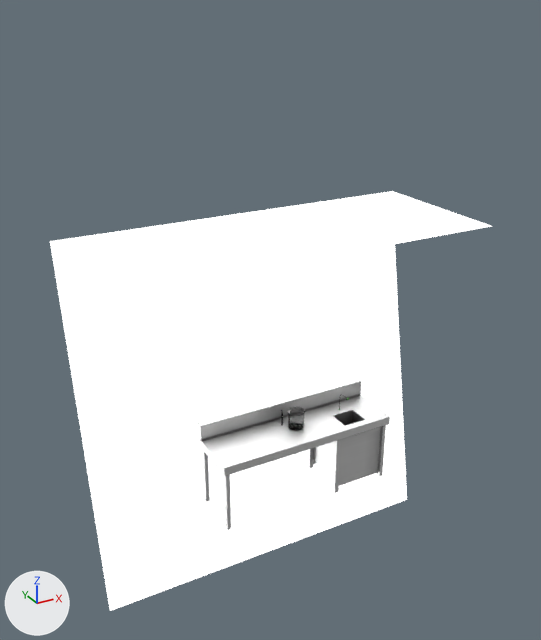
Two versions of the Blender file base.blend, one commit apart.
Rendered twice from a 50 mm lens placed at (-106.0, -175.0, 127.0), pointed at (-1.0, 15.0, 32.0). Lighting does not change. The marker at lower left points along +X, +Y and +Z.

In view in the first picture: 'Lamp', 'paillasse'.
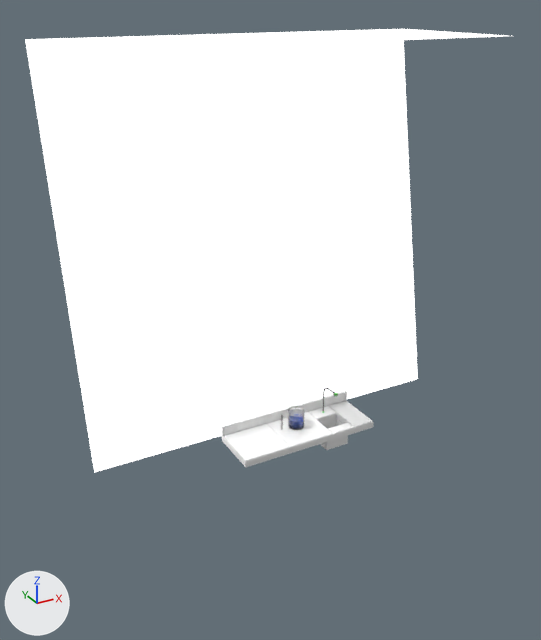
What the commit changed:
me_plane_003 is used by ob_paillasse; location (0.0, 0.0, 0.0); scale (29.8, -9.37, 29.8).
me_plane_003 had 139 vertices, 85 faces and spanned x -1.0..1.0, y -1.0..1.0, z -0.79..0.18.
me_plane_003 no longer uses material mat_material.
me_plane_003 now has 90 vertices, 82 faces and spans x -2.01..3.98, y -1.01..1.12, z -1.04..0.44.
me_plane_003 part 1: 139 vertices removed from x -1.0..1.0, y -1.0..1.0, z -0.79..0.18; 90 vertices added at x -2.01..3.98, y -1.01..1.12, z -1.04..0.44.
Object 'Lamp' (ob_lamp) moves from (0.0, 26.1, 0.0) to (0.0, 26.1, 54.7).
Object 'paillasse' (ob_paillasse) moves from (0.0, 0.0, 0.0) to (-7.3, -1.6, 0.0).
Object 'paillasse' (ob_paillasse) is rescaled from (29.8, -9.37, 29.8) to (7.7, 7.7, 7.7).

Changed parts and their boxes [x1, y1, x2, y2] in the pictures (541 x 640 px):
'Lamp', moved: before [50, 191, 491, 611]; after [25, 29, 508, 473]
'paillasse', reshaped, moved, rescaled (21% narrower, 49% shorter): before [197, 379, 390, 530]; after [221, 391, 374, 467]
